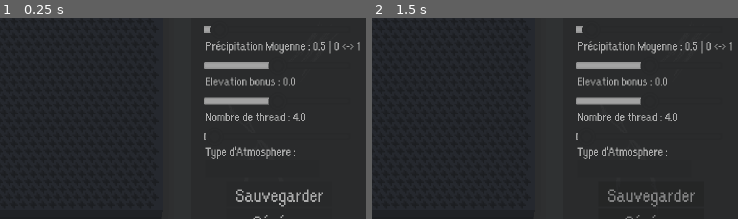
Above: before the commit, frames 1-2 (left to right).
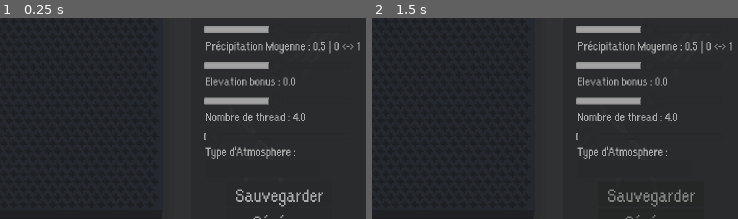
Above: after the commit, the same moments.

Repository: Jujedie/PlanetGenerator
Game: Godot game, scene res://data/scn/master.tscn
Same seed, same stepped clock (60 frames per second), same inputs: the game is played once before the commit and once after it.
Inputs (mouse positions are % of the whole screen's width and height, from its top left):
- Up to frame 1 (0.25 s): no input
- Up to frame 2 (1.5 s): click (89, 7) at 0.52 s; type "12" at 0.6 s; click "Générer" at 1.25 s
The pictures show only the part of the screen within x 50-100%, y 38-88%; the shares and areas given below are measured in that part.

The runs differ from the first frame. In frame 1, 0.6% of the frame differs, in the area x 55-74%, y 3-8%; in frame 2, 0.6%.

Commit message:
Ajustement de la valeur minimale du curseur d'élévation à -2500.0 pour une plage d'élévation plus étendue.

Diff:
--- a/data/scn/master.tscn
+++ b/data/scn/master.tscn
@@ -173,7 +173,7 @@
 theme_override_styles/slider = ExtResource("3_7ybw1")
 theme_override_styles/grabber_area = ExtResource("4_w6tpy")
 theme_override_styles/grabber_area_highlight = ExtResource("4_w6tpy")
-min_value = -100.0
+min_value = -2500.0
 max_value = 2500.0
 metadata/_edit_lock_ = true
 
